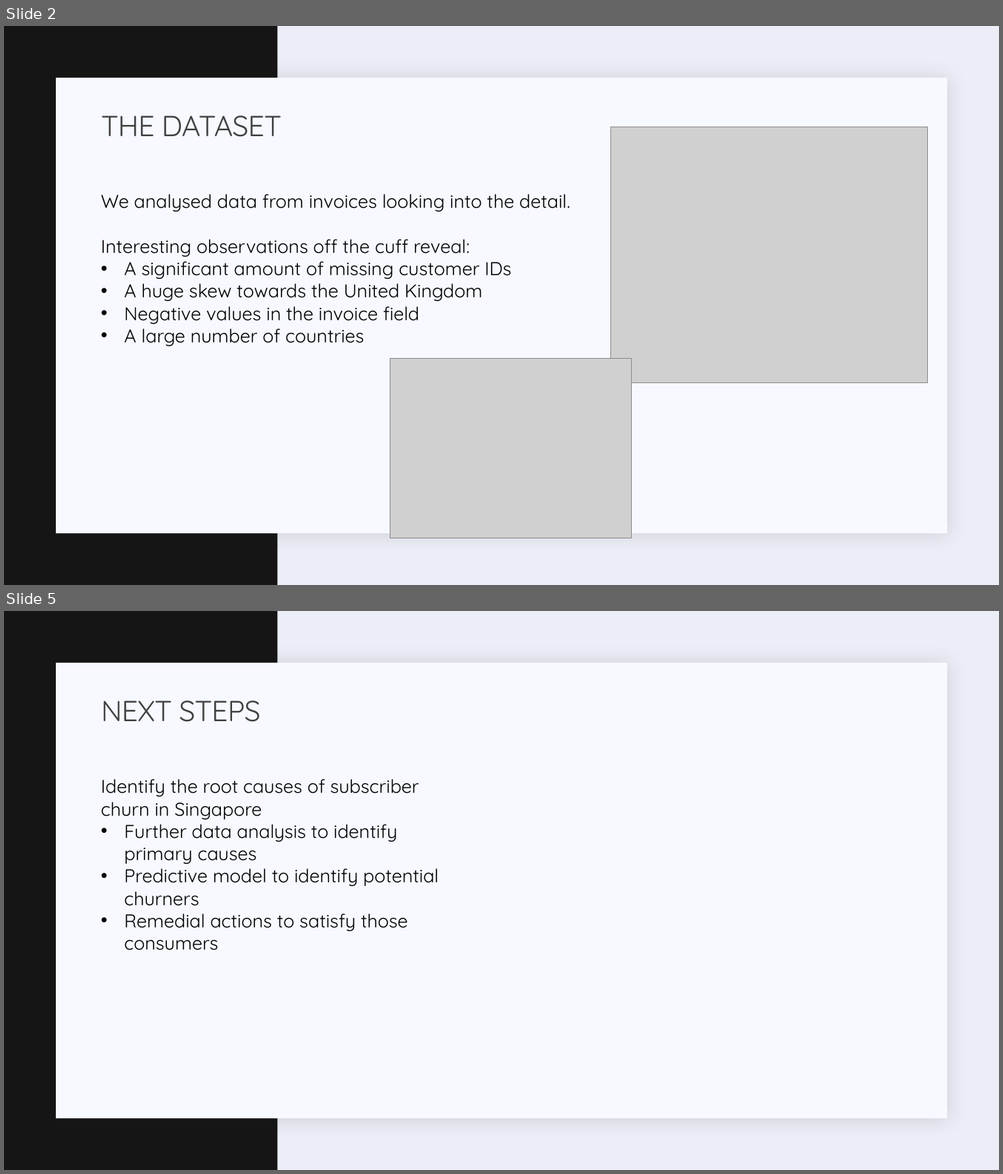
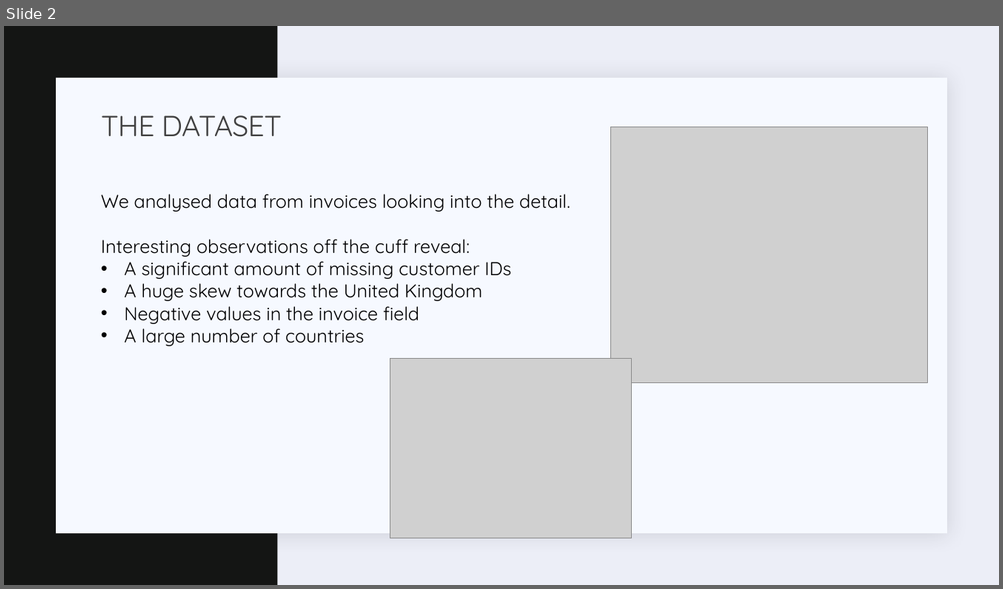
Before and after one commit to matthewpa/AVAAIL-Capstone-MP, a slide deck: Reports/AAVAIL_EDA_Report.pptx. Shown one above the other, each under a label of ours: slides 2 and 5 before the commit, slide 2 after it; the slides between them are not shown. The pictures are 1003x1174 and 1003x589 pixels, drawn with LibreOffice and Linux fonts; fonts in the diff are those of the drawing; grey boxes stand for pictures. Boxes give left, top, right and bottom in pixels: in the first picture for what was removed or moved away, otherwise in the second. Text is boxed around its words. In the diff, an @@ line names an element or a change of style, - is before the commit and + after.

```diff
--- a/Reports/AAVAIL_EDA_Report.pptx
+++ b/Reports/AAVAIL_EDA_Report.pptx
@@ slide 5 removed at [4, 611, 999, 1170], background #ECEEF7; not listed: 2 template elements that a slide beside it also shows @@
@@ title removed at [101, 701, 260, 722] @@
-NEXT STEPS
@@ text removed at [101, 779, 438, 951] @@
-Identify the root causes of subscriber churn in Singapore
-• Further data analysis to identify primary causes
-• Predictive model to identify potential churners
-• Remedial actions to satisfy those consumers
```
Also in this commit, not shown: 2 slides changed, 1 slide added, 1 other slide removed, 23 other files.
